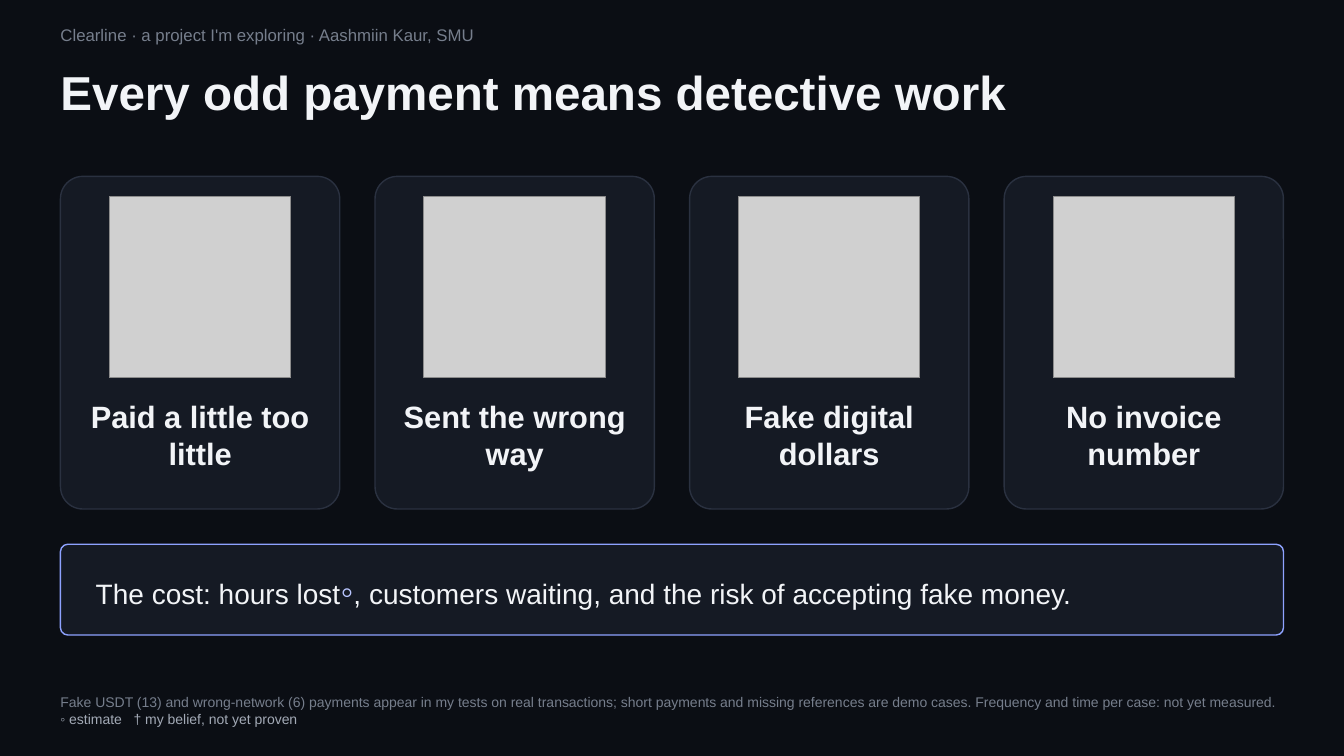
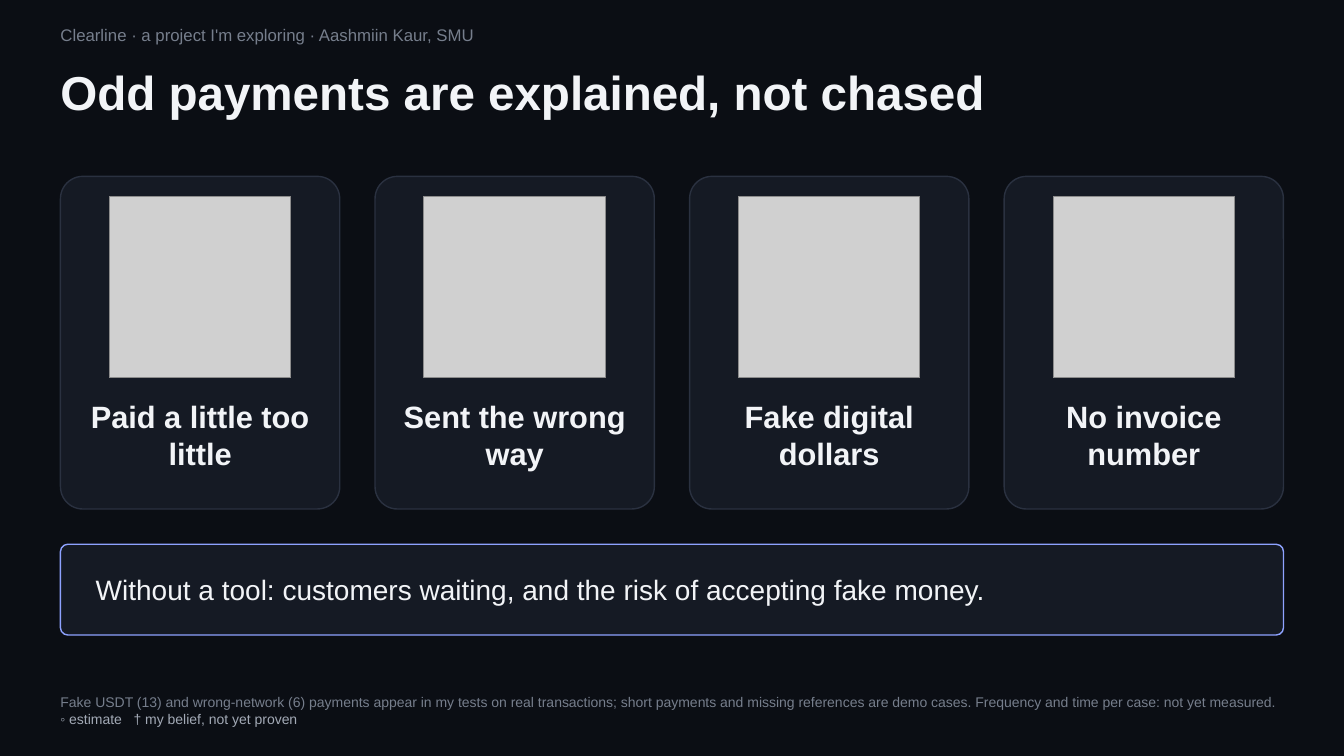
Before and after one commit to trysarathy/investigation-desk, a slide deck: slide 2 of pitch/Clearline_Mentor_Brief_6.pptx. Drawn at 1344x756 pixels with LibreOffice and Linux fonts; fonts in the diff are those of the drawing; grey boxes stand for pictures. Boxes give left, top, right and bottom in pixels: in the first picture for what was removed or moved away, otherwise in the second. Text is boxed around its words. In the diff, an @@ line names an element or a change of style, - is before the commit and + after.

```diff
--- a/pitch/Clearline_Mentor_Brief_6.pptx
+++ b/pitch/Clearline_Mentor_Brief_6.pptx
@@ text at (x1=60, y1=75, x2=985, y2=119): text changed @@
-Every odd payment means detective work
+Odd payments are explained, not chased
@@ text at (x1=96, y1=579, x2=985, y2=606): text changed @@
-The cost: hours lost◦, customers waiting, and the risk of accepting fake money.
+Without a tool: customers waiting, and the risk of accepting fake money.
```
Also in this commit, not shown: 3 other slides changed, 9 other files.
